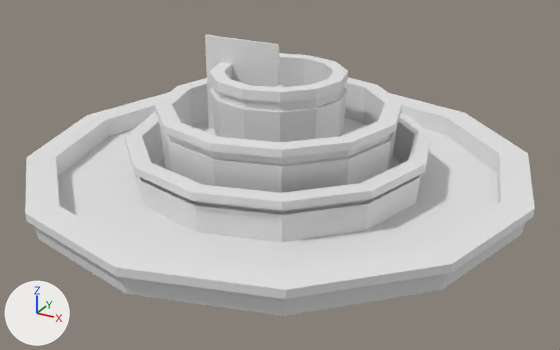
What one commit did to the FBX model Assets/StaticMeshes/Hanna/SM_PartitionWall.fbx.
One viewpoint serves both versions: a 50 mm lens placed at (6.34, -11.49, 5.85), pointed at (0.21, -0.34, 0.28). Arrows for +X, +Y and +Z are at lower left; the lights stay in place. Where no turn or scale is listed for an object, it has been applied to the vertices.

Objects in the first picture: 'Cylinder', 'PartitionWall'.
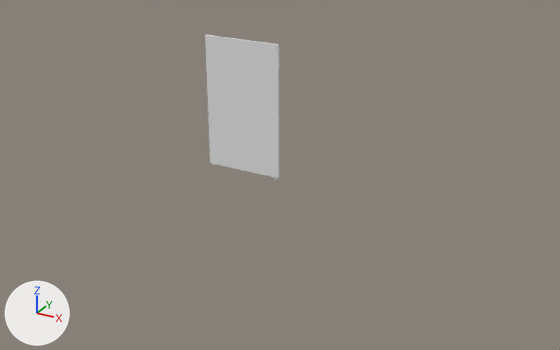
Where the newer file only moved an object's origin or applied its transform, the numbers keep the older frame.

Changed parts and their boxes [x1, y1, x2, y2] in the pictures (560 x 350 px):
```json
{"object": "Cylinder", "change": "deleted", "before": [25, 53, 535, 316]}
{"object": "HumanForScale", "change": "deleted", "before": [276, 84, 284, 87]}
{"object": "PartitionWall", "change": "unchanged, uncovered by the edit", "before": [205, 35, 279, 129], "after": [205, 35, 279, 180]}
```

Scene script edits in JSON lines:
```json
{"op": "remove", "block": "ob_humanforscale", "code": ["ob_humanforscale = bpy.data.objects.new('HumanForScale', me_spiderman_new_suit_remeshed_001)", "ob_humanforscale.location = (0.0, 0.0, 0.93)"]}
{"op": "remove", "block": "ob_cylinder", "code": ["ob_cylinder = bpy.data.objects.new('Cylinder', me_cylinder_004)", "ob_cylinder.location = (0.0, 0.0, 0.0)", "ob_cylinder.rotation_euler = (0.0, 0.0, -3.142)  # degrees (0, 0, -180)", "ob_cylinder.scale = (-4.48, -4.48, -0.492)"]}
```
